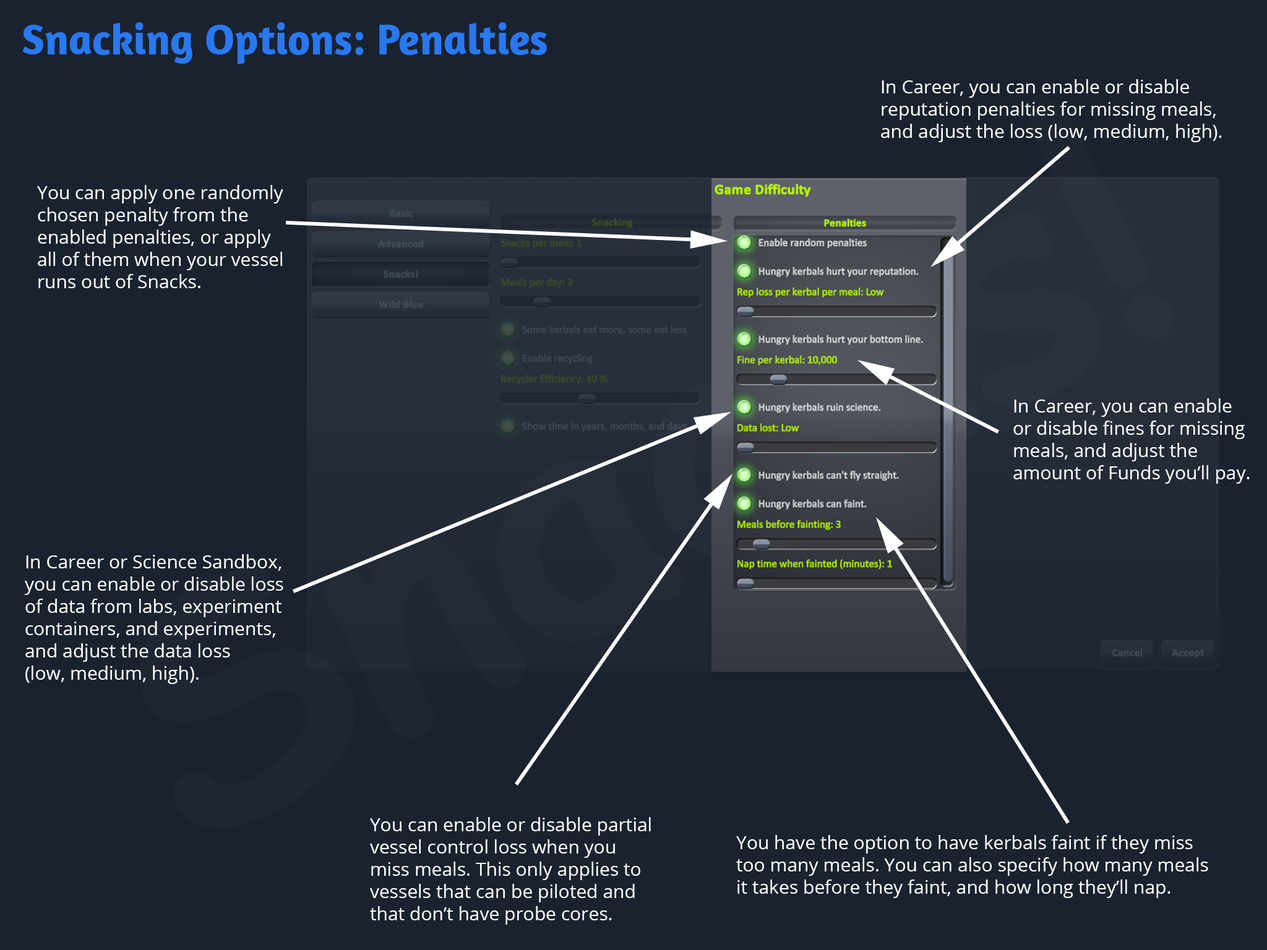
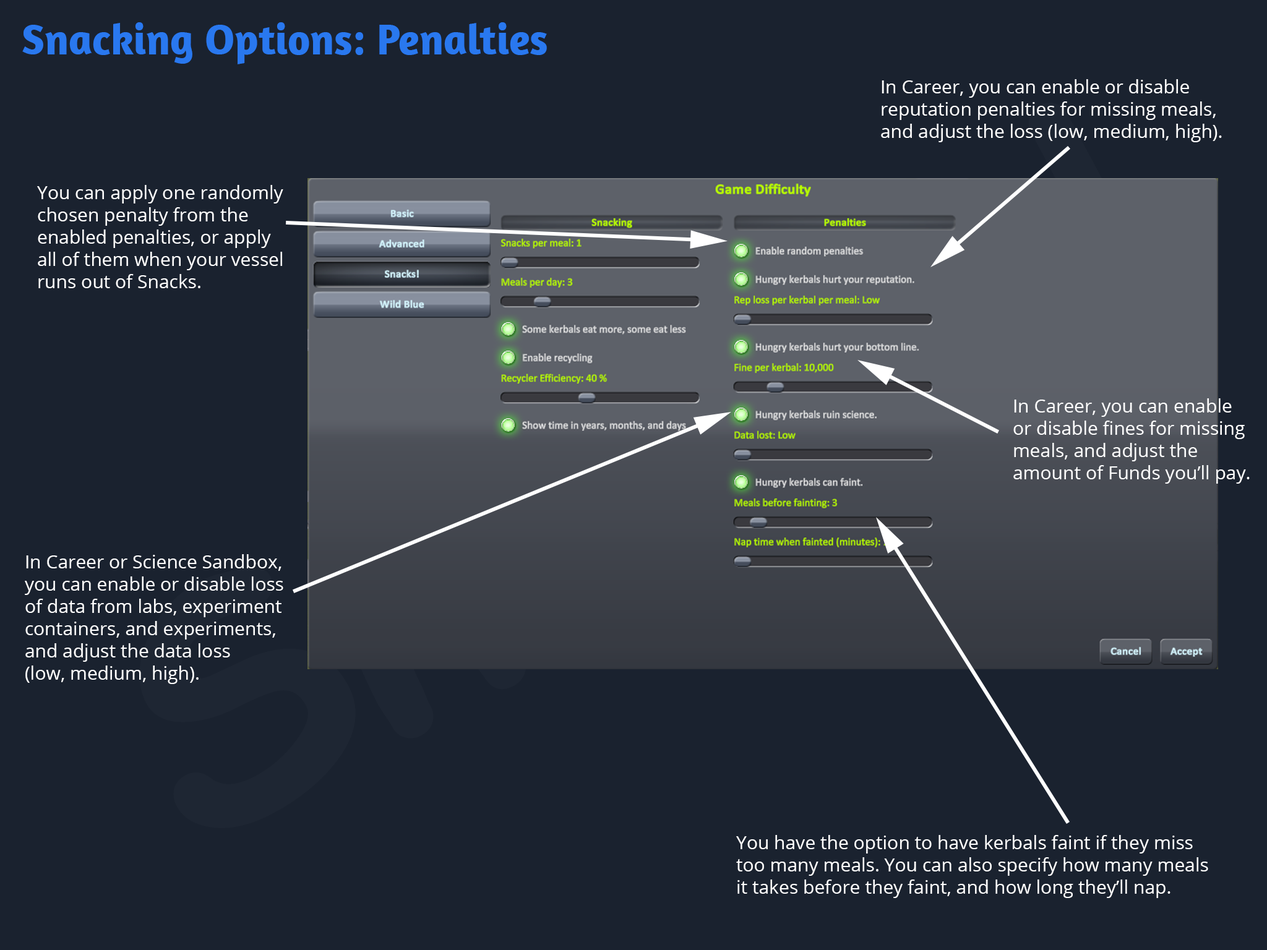
The second 1267x950 image is a revision of the first. Changes to its layers:
hid "Shape 5" over left=514, top=473, right=733, bottom=786
hid "You can enable or disable partial vessel control loss when you" over left=369, top=817, right=651, bottom=925
renamed "Layer 5" to "Layer 7", opacity 20% → 100%, painted on it over left=307, top=176, right=1220, bottom=672
removed layer "Layer 6" (was 20%) over left=306, top=176, right=714, bottom=673
removed layer "Layer 4" over left=711, top=177, right=967, bottom=673
